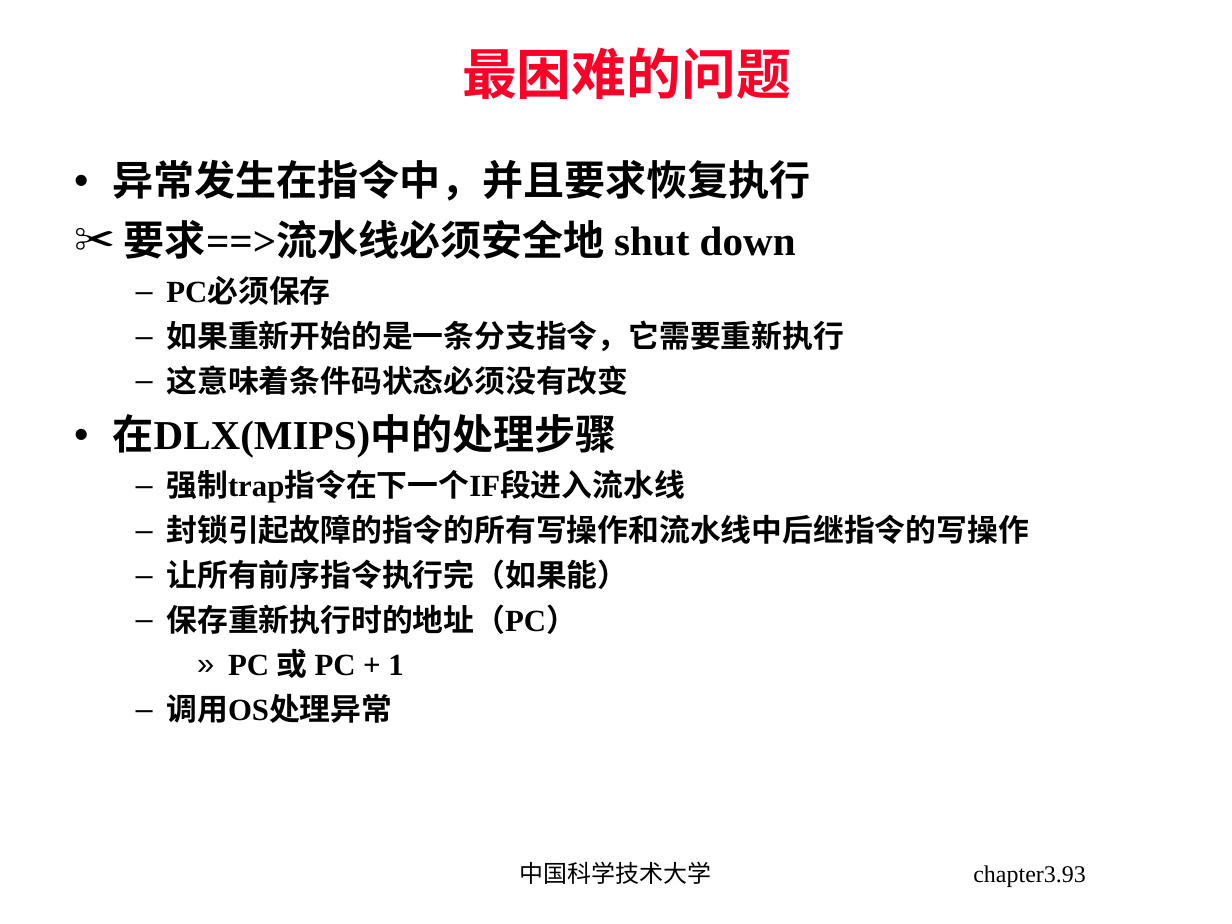
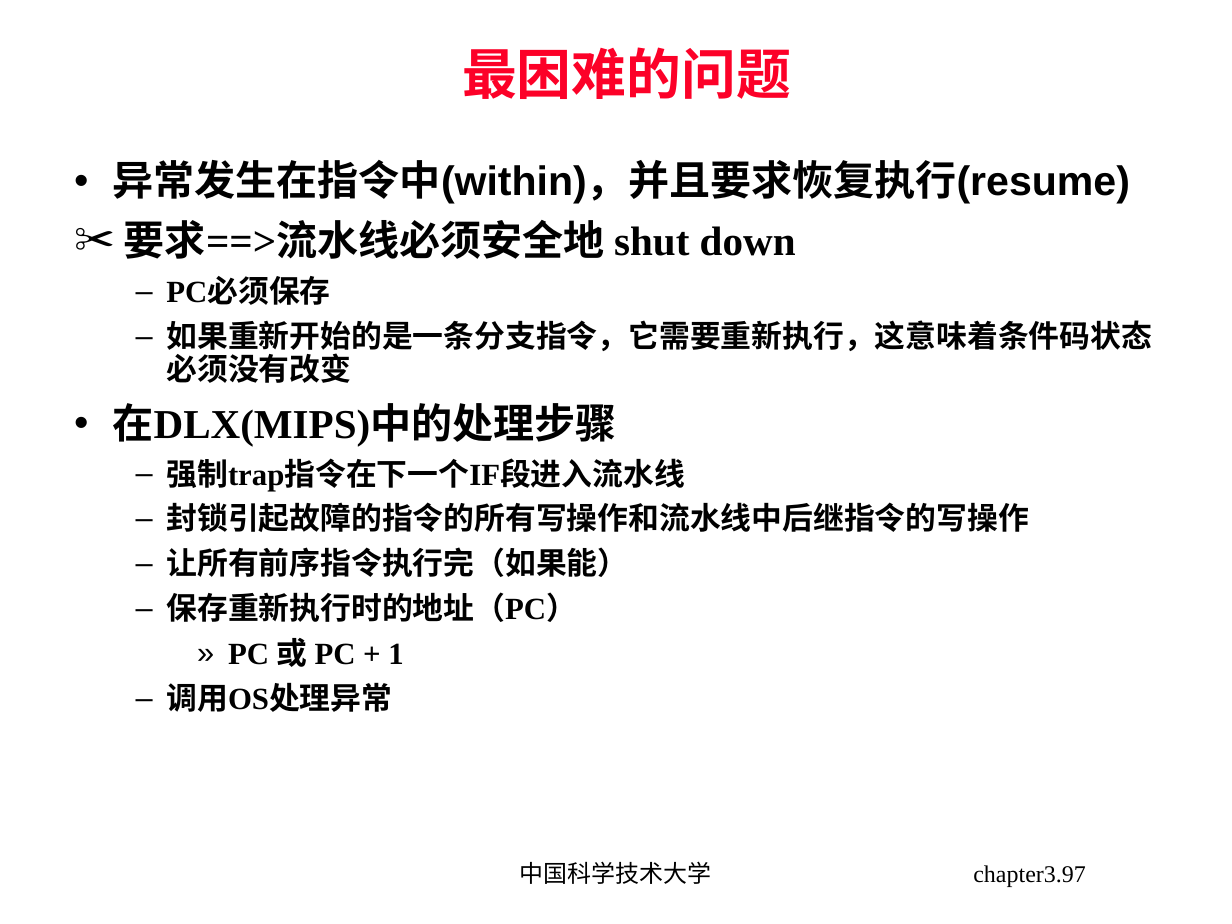
Before and after one commit to blindFS/ca2015, a slide deck: slide 97 of handouts/chapter03.ppt (slide 93 before the commit). Drawn at 1232x924 pixels with LibreOffice and Linux fonts; fonts in the diff are those of the drawing. Boxes give left, top, right and bottom in pixels: in the first picture for what was removed or moved away, otherwise in the second. Text is boxed around its words. In the diff, an @@ line names an element or a change of style, - is before the commit and + after.

```diff
--- a/handouts/chapter03.ppt
+++ b/handouts/chapter03.ppt
@@ text at (113,160,1130,204): text changed @@
-• 异常发生在指令中，并且要求恢复执行
+• 异常发生在指令中(within)，并且要求恢复执行(resume)
@@ text at (166,320,1152,383): text changed @@
-  – 如果重新开始的是一条分支指令，它需要重新执行
-  – 这意味着条件码状态必须没有改变
+  – 如果重新开始的是一条分支指令，它需要重新执行，这意味着条件码状态必须没有改变
@@ page number at (973,865,1085,887): text changed @@
-chapter3.93
+chapter3.97
```
Also in this commit, not shown: 56 other slides changed, 8 slides added, 4 slides removed.
